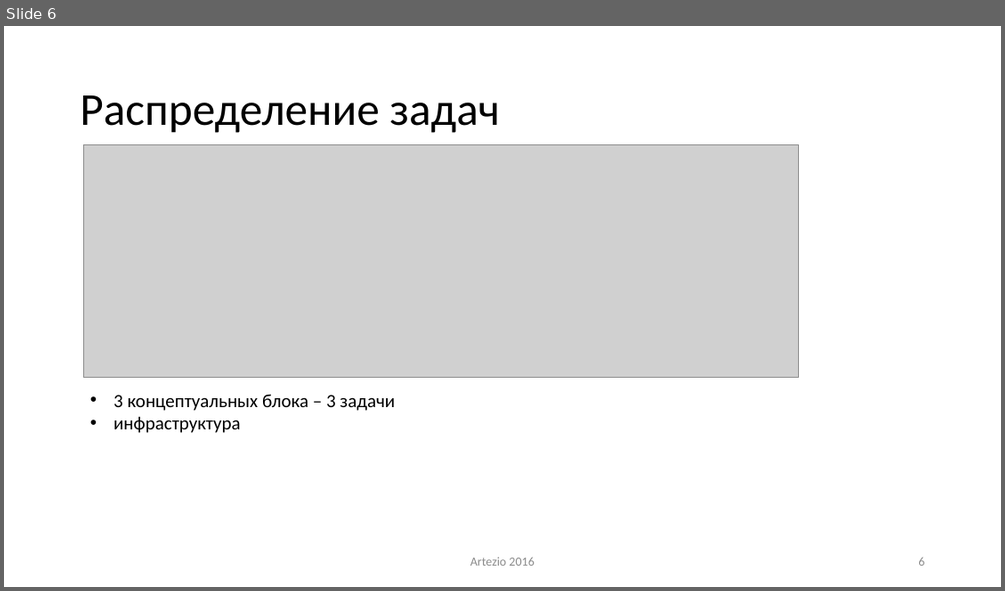
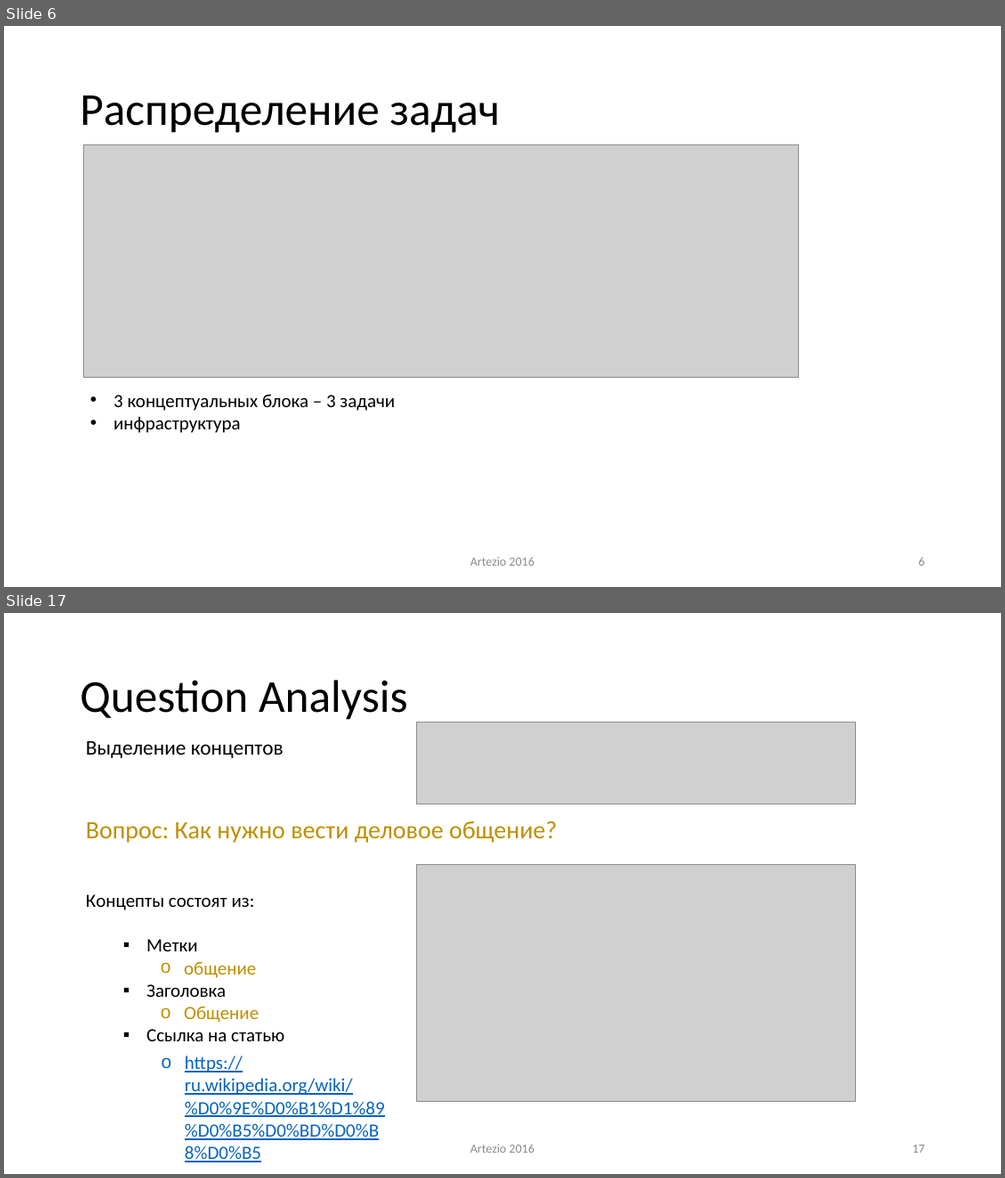
Before and after one commit to ike3/yodaqa, a slide deck: doc/Presentation.pptx. Shown one above the other, each under a label of ours: slide 6 before the commit, slides 6 and 17 after it; the slides between them are not shown. The pictures are 1005x591 and 1005x1178 pixels, drawn with LibreOffice and Linux fonts; fonts in the diff are those of the drawing; grey boxes stand for pictures. Boxes give left, top, right and bottom in pixels: in the first picture for what was removed or moved away, otherwise in the second. Text is boxed around its words. In the diff, an @@ line names an element or a change of style, - is before the commit and + after.

Commit message:
[Презентация] QuestionAnalisys часть добавлена.

```diff
--- a/doc/Presentation.pptx
+++ b/doc/Presentation.pptx
@@ slide 17 added at (4, 613, 1001, 1174), background #FFFFFF @@
@@ title added at (80, 680, 408, 720), 44 pt, text #000000 @@
+Question Analysis
@@ text added at (86, 741, 283, 758), 20 pt, text #000000 @@
+Выделение концептов
@@ picture added at (416, 722, 856, 803) @@
@@ text added at (86, 821, 557, 1041), 18 pt, text #BF9000 @@
+Вопрос: Как нужно вести деловое общение?
+Концепты состоят из:
+  ▪ Метки
+    o общение
+  ▪ Заголовка
+    o Общение
+  ▪ Ссылка на статью
@@ picture added at (416, 865, 856, 1102) @@
@@ text added at (185, 1055, 385, 1162), 18 pt, text #0563C1, underline @@
+o https://ru.wikipedia.org/wiki/%D0%9E%D0%B1%D1%89%D0%B5%D0%BD%D0%B8%D0%B5
@@ text added at (470, 1143, 534, 1152), 12 pt, text #8C8C8C @@
+Artezio 2016
@@ page number added at (912, 1144, 924, 1152), 12 pt, text #8C8C8C @@
+17
```
Also in this commit, not shown: 11 other slides changed, 10 other slides added.
